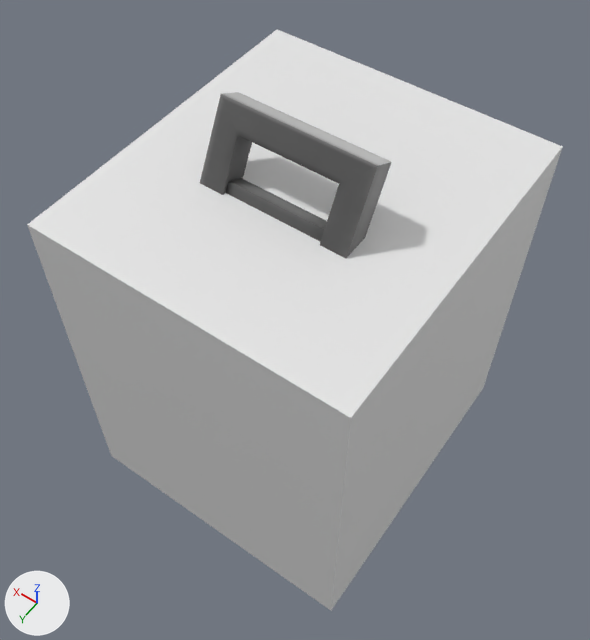
One commit to the glTF model public/assets/chair.glb: the scene before it, then after it.
Rendered twice from a 50 mm lens placed at (-0.378, 0.502, 1.113), pointed at (0.0, -0.026, 0.282). The axes (+X, +Y, +Z) are drawn at lower left. The lights are the same throughout. Where no turn or scale is listed for an object, it has been applied to the vertices.

Names of what the first picture shows: 'Cube.006', 'Steering wheel'.
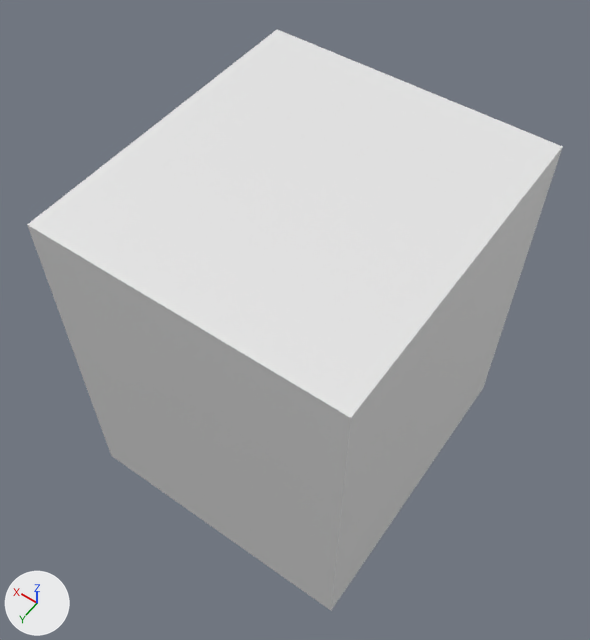
Changed parts and their boxes (x1, y1, x2, y2) in the pictures (590 x 640 px):
```json
{"object": "Steering wheel", "change": "deleted", "before": [200, 92, 391, 258]}
```

Scene script edits in JSON lines:
```json
{"op": "remove", "block": "ob_steering_wheel", "code": ["ob_steering_wheel = bpy.data.objects.new('Steering wheel', me_cube_007)", "ob_steering_wheel.location = (0.0, 0.003, 0.497)"]}
```
